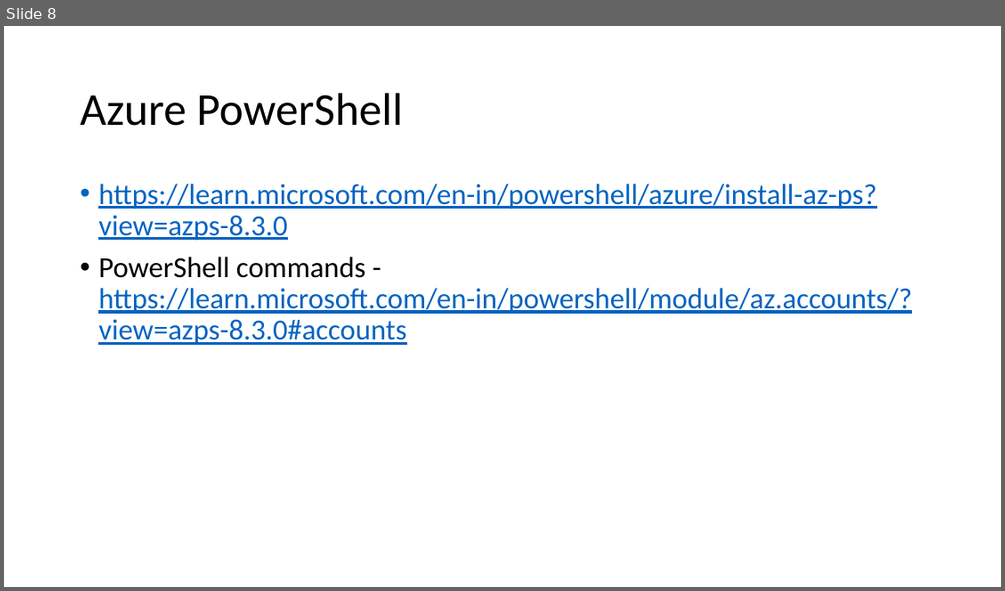
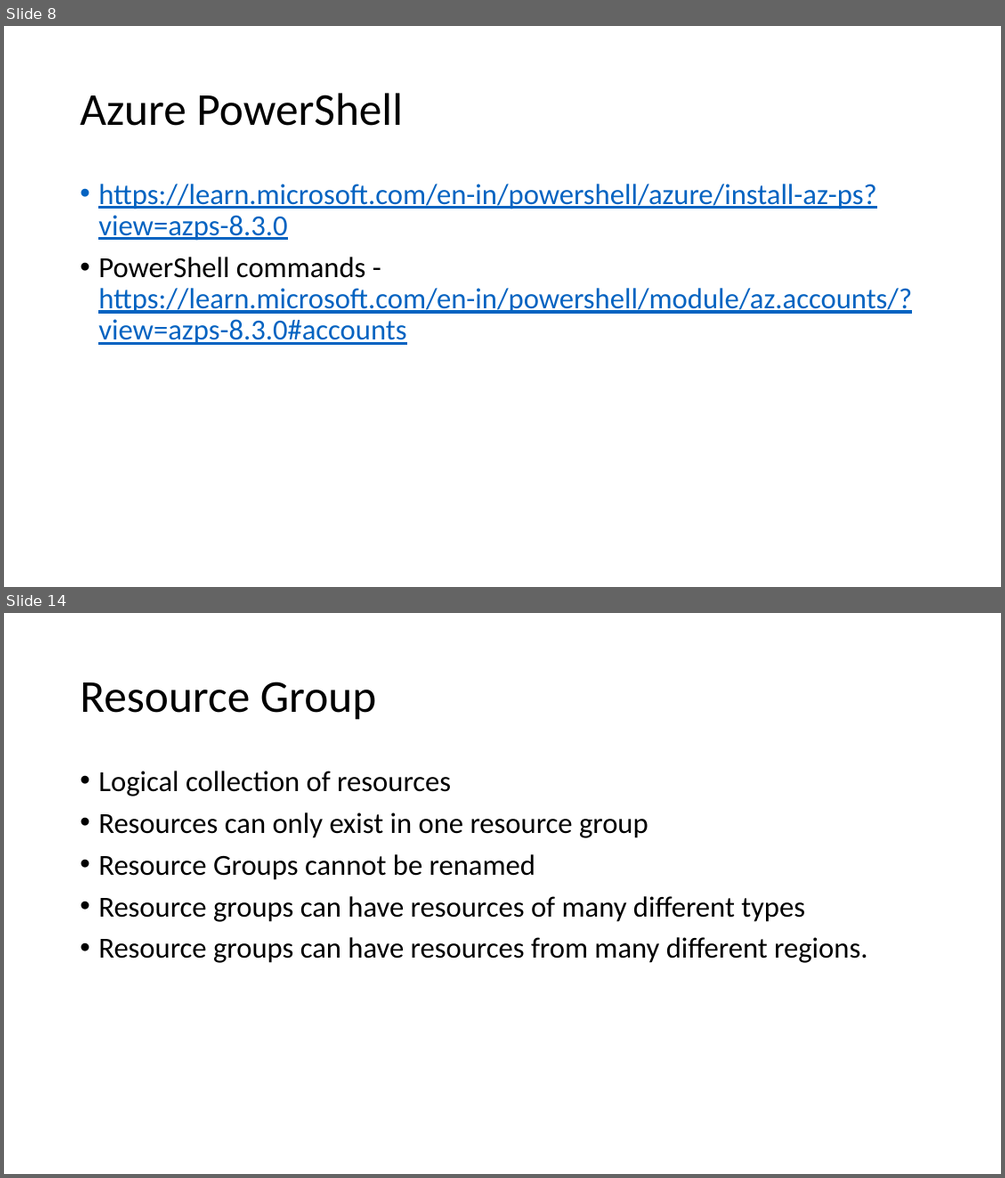
Before and after one commit to ayushrathi15/03June-AZ104, a slide deck: Azure Administration.pptx. Shown one above the other, each under a label of ours: slide 8 before the commit, slides 8 and 14 after it; the slides between them are not shown. The pictures are 1005x591 and 1005x1178 pixels, drawn with LibreOffice and Linux fonts; fonts in the diff are those of the drawing. Boxes give left, top, right and bottom in pixels: in the first picture for what was removed or moved away, otherwise in the second. Text is boxed around its words. In the diff, an @@ line names an element or a change of style, - is before the commit and + after.

```diff
--- a/Azure Administration.pptx
+++ b/Azure Administration.pptx
@@ slide 14 added at box(4, 613, 1001, 1174), background #FFFFFF @@
@@ title added at box(80, 682, 376, 720), 44 pt, text #000000 @@
+Resource Group
@@ text added at box(98, 771, 867, 963), 28 pt, text #000000 @@
+• Logical collection of resources
+• Resources can only exist in one resource group
+• Resource Groups cannot be renamed
+• Resource groups can have resources of many different types
+• Resource groups can have resources from many different regions.
```
Also in this commit, not shown: 11 other slides added.
